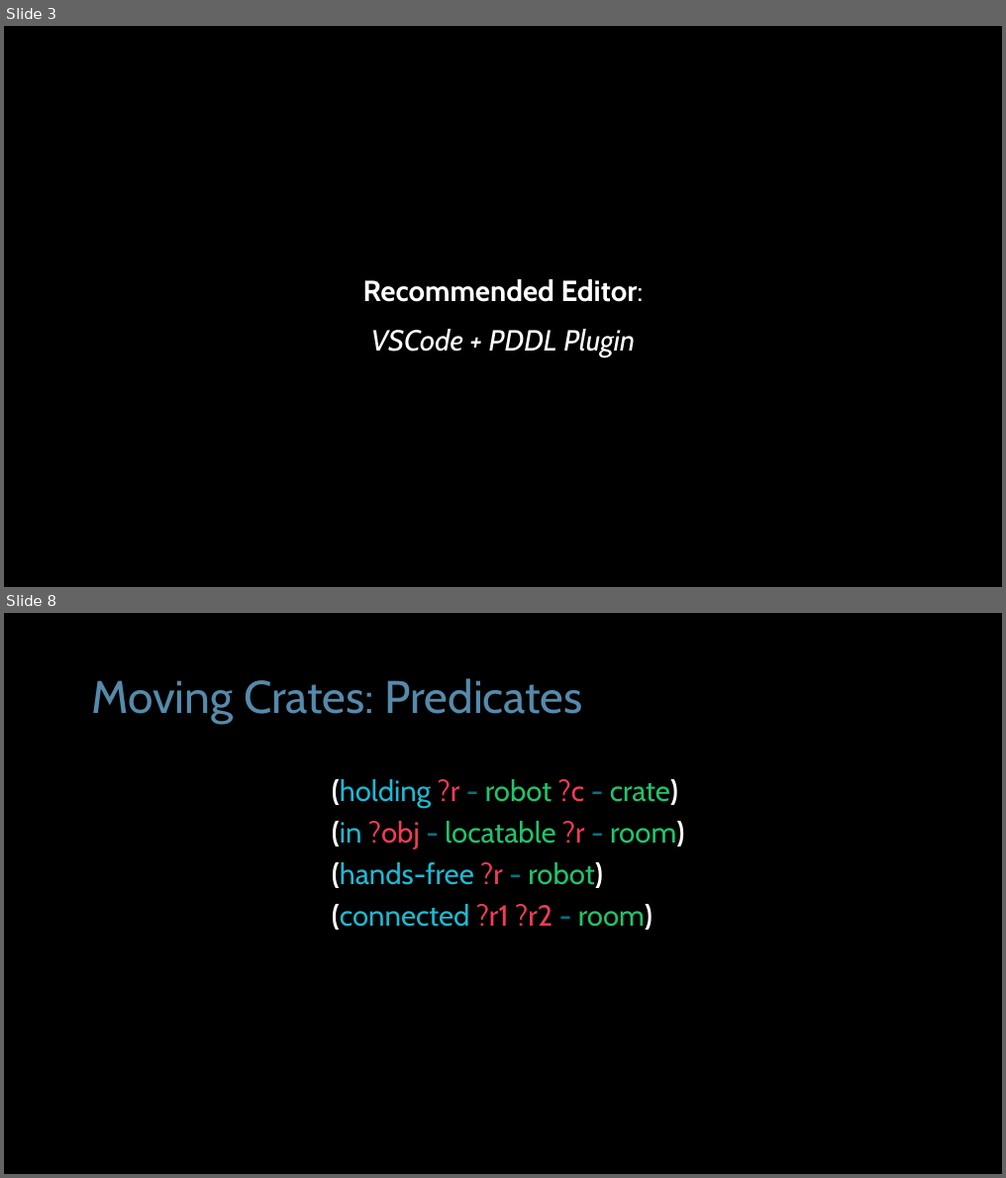
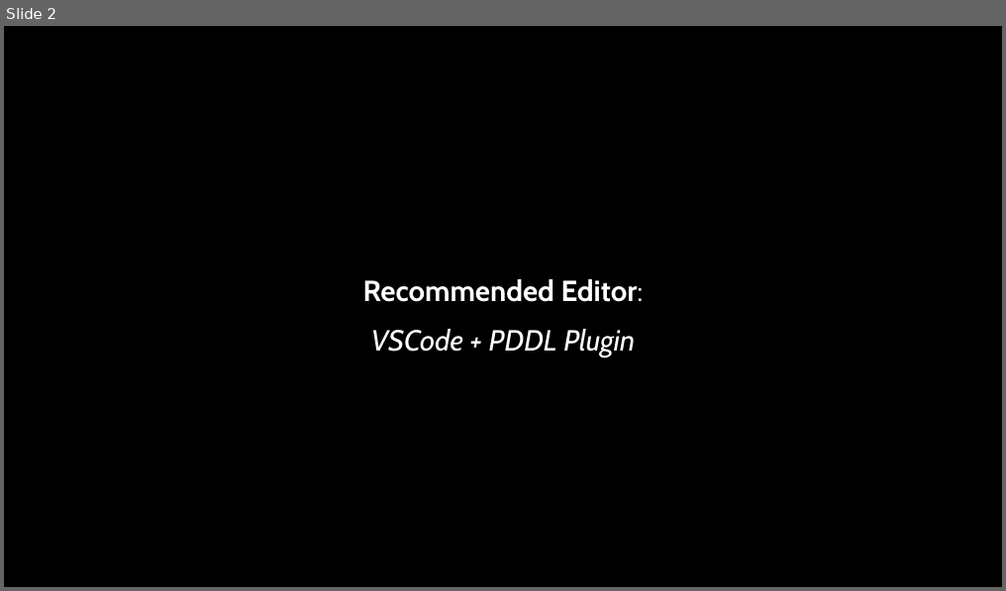
Before and after one commit to AI-Planning/modeling-in-pddl, a slide deck: exercises/cisc-813/adl/slides.pptx. Shown one above the other, each under a label of ours: slides 3 and 8 before the commit, slide 2 after it; the slides between them are not shown. The pictures are 1006x1178 and 1006x591 pixels, drawn with LibreOffice and Linux fonts; fonts in the diff are those of the drawing. Boxes give left, top, right and bottom in pixels: in the first picture for what was removed or moved away, otherwise in the second. Text is boxed around its words. In the diff, an @@ line names an element or a change of style, - is before the commit and + after.

```diff
--- a/exercises/cisc-813/adl/slides.pptx
+++ b/exercises/cisc-813/adl/slides.pptx
@@ slide 8 removed at <box>4,613,1002,1174</box>, background #000000 @@
@@ title removed at <box>91,678,582,724</box> @@
-Moving Crates: Predicates
@@ text removed at <box>332,779,684,930</box> @@
-(holding ?r - robot ?c - crate)
-(in ?obj - locatable ?r - room)
-(hands-free ?r - robot)
-(connected ?r1 ?r2 - room)
@@ what was slide 3 is now slide 2 @@
```
Also in this commit, not shown: 2 slides changed, 3 slides added, 16 other slides removed, 2 other files.
